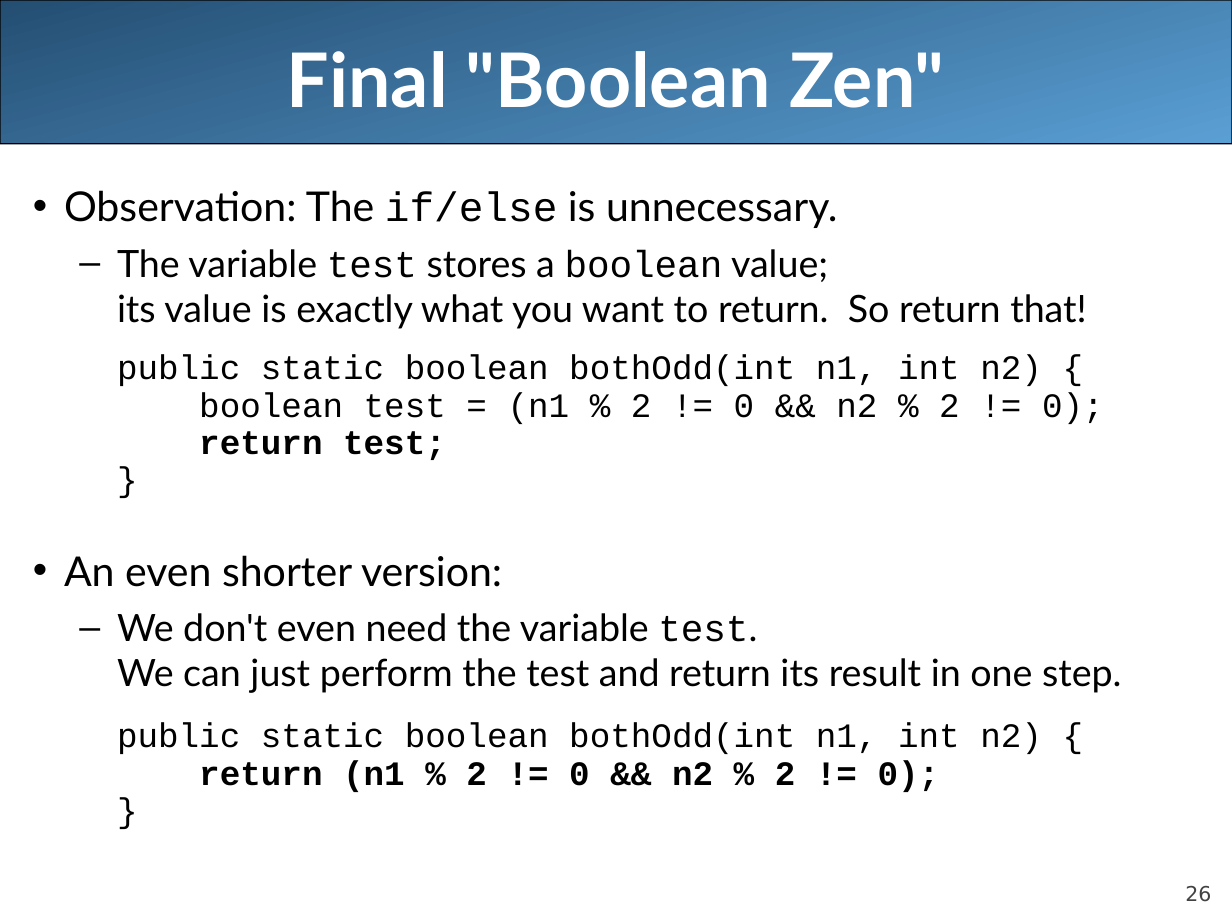
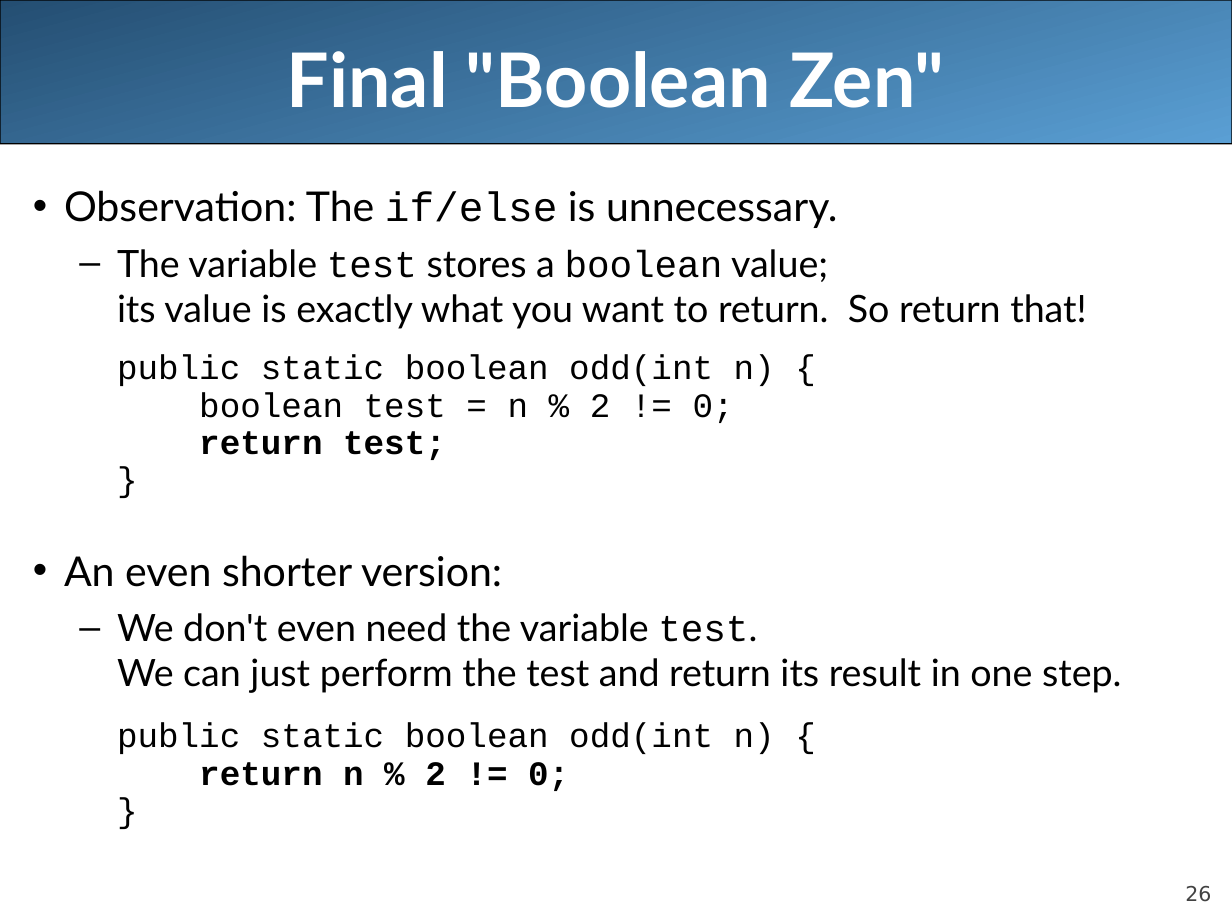
Before and after one commit to LongBaoNguyen/longbaonguyen.github.io, a slide deck: slide 26 of courses/apcsa/lecture8.ppt. Drawn at 1232x924 pixels with LibreOffice and Linux fonts; fonts in the diff are those of the drawing. Boxes give left, top, right and bottom in pixels: in the first picture for what was removed or moved away, otherwise in the second. Text is boxed around its words. In the diff, an @@ line names an element or a change of style, - is before the commit and + after.

```diff
--- a/courses/apcsa/lecture8.ppt
+++ b/courses/apcsa/lecture8.ppt
@@ text at box(117, 354, 775, 423): text changed @@
-  public static boolean bothOdd(int n1, int n2) {
-  boolean test = (n1 % 2 != 0 && n2 % 2 != 0);
+  public static boolean odd(int n) {
+  boolean test = n % 2 != 0;
@@ text at box(117, 722, 775, 791): text changed @@
-  public static boolean bothOdd(int n1, int n2) {
-  return (n1 % 2 != 0 && n2 % 2 != 0);
+  public static boolean odd(int n) {
+  return n % 2 != 0;
```
Also in this commit, not shown: 4 other slides changed, 4 other files.
